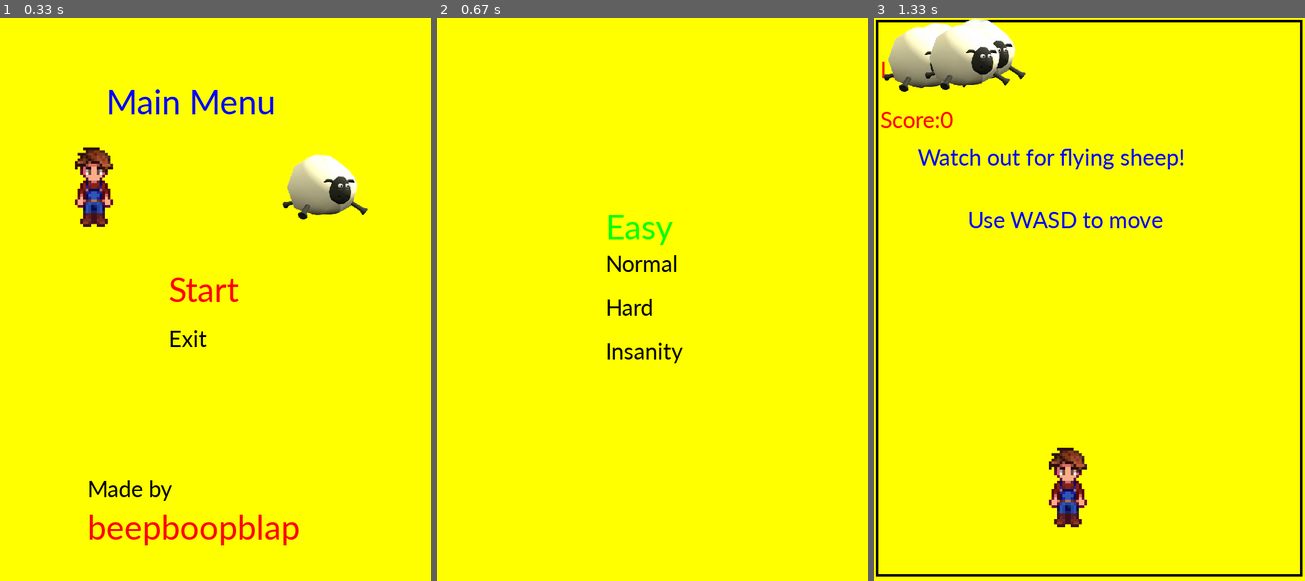
Above: before the commit, frames 1-3 (left to right).
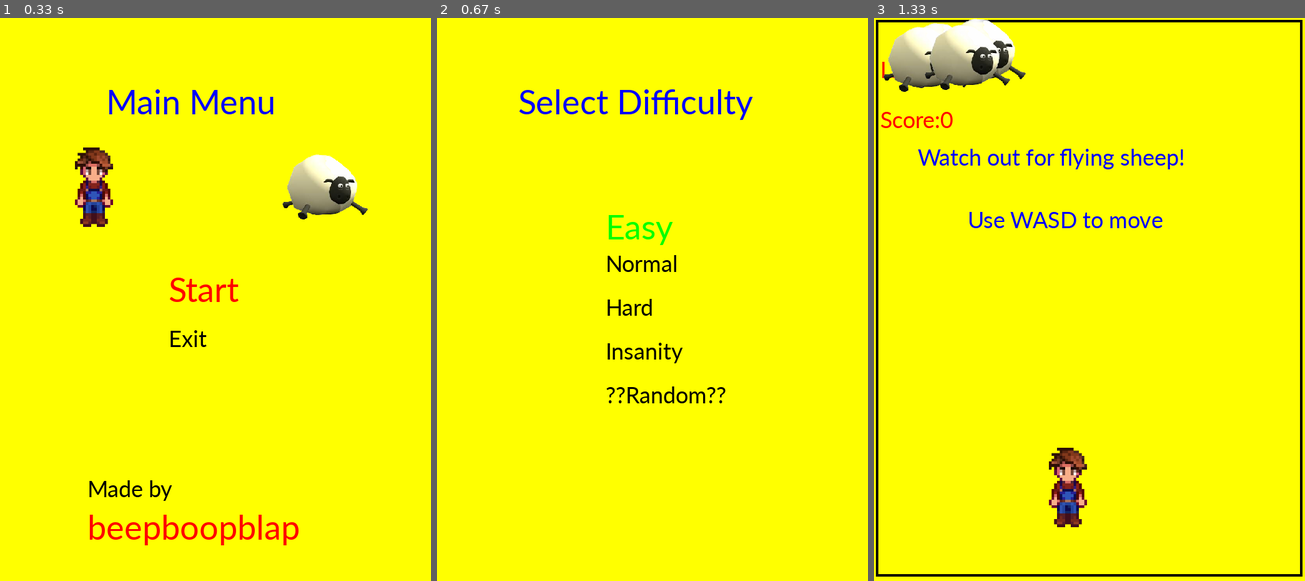
Above: after the commit, the same moments.

Repository: beepboopblap/Pygame-Dodge-the-flying-sheeps-
Game: pygame game, started from DodgeTheFlyingSheep.py
The game is run twice, just before and just after one commit, with the same random seed, the same clock (stepped at 60 frames per second) and the same inputs.
Inputs:
- Up to frame 1 (0.33 s): no input
- Up to frame 2 (0.67 s): tap Enter at 0.33 s
- Up to frame 3 (1.33 s): hold Up 0.67-1.13 s; tap Enter at 1.17 s

Frame 1 is identical in both runs. In frame 2, 1.1% of the frame differs, in the area x 19-74%, y 12-69%; in frame 3, nothing differs.

Commit message:
Update DodgeTheFlyingSheep.py

Diff:
--- a/DodgeTheFlyingSheep.py
+++ b/DodgeTheFlyingSheep.py
@@ -3,6 +3,7 @@
 from pygame.locals import *
 from pygame import mixer
 import math
+import sys
 
 
 SCREEN_HEIGHT = 900
@@ -25,8 +26,10 @@
 black = (0, 0, 0)
 white = (255, 255, 255)
 brown = (165, 42, 42)
+pink = (247, 49, 188)
 Calibri60 = pygame.font.SysFont("Calibri", 60)
 Calibri40 = pygame.font.SysFont("Calibri", 40)
+pixel40 = pygame.font.SysFont("ARCADECLASSIC.TTF", 40)
 player_sprite = pygame.image.load("player_sprite.png").convert_alpha()
 sheep_sprite = pygame.image.load("sheep_sprite (1).png").convert_alpha()
 heart_sprite = pygame.image.load("heart_sprite_new.png").convert_alpha()
@@ -165,6 +168,7 @@
             credits_name = Calibri60.render("beepboopblap", 1, red)
             window.blit(credits_text, (140, 730))
             window.blit(credits_name, (140, 780))
+            window.blit(sheep_sprite, (450, 200))
         for event in pygame.event.get():
             if event.type == QUIT:
                 pygame.quit()
@@ -192,49 +196,80 @@
         while levels == True:
             window.fill(yellow)
 
-
             if point == 0:
                 game_easy_text = Calibri60.render("Easy", 1, green)
                 game_normal_text = Calibri40.render("Normal", 1, black)
                 game_hard_text = Calibri40.render("Hard", 1, black)
                 game_impossible_text = Calibri40.render("Insanity", 1, black)
+                difficulty_label = Calibri60.render("Select Difficulty", 1, blue)
+                game_random_text = Calibri40.render("??Random??", 1, black)
 
                 window.blit(game_easy_text, (270, 300))
                 window.blit(game_normal_text, (270, 370))
                 window.blit(game_hard_text, (270, 440))
                 window.blit(game_impossible_text, (270, 510))
+                window.blit(difficulty_label, (130, 100))
+                window.blit(game_random_text, (270, 580))
             elif point == 1:
                 game_easy_text = Calibri40.render("Easy", 1, black)
                 game_normal_text = Calibri60.render("Normal", 1, blue)
                 game_hard_text = Calibri40.render("Hard", 1, black)
                 game_impossible_text = Calibri40.render("Insanity", 1, black)
+                difficulty_label = Calibri60.render("Select Difficulty", 1, blue)
+                game_random_text = Calibri40.render("??Random??", 1, black)
 
                 window.blit(game_easy_text, (270, 300))
                 window.blit(game_normal_text, (270, 370))
                 window.blit(game_hard_text, (270, 440))
                 window.blit(game_impossible_text, (270, 510))
+                window.blit(difficulty_label, (130, 100))
+                window.blit(game_random_text, (270, 580))
 
             elif point == 2:
                 game_easy_text = Calibri40.render("Easy", 1, black)
                 game_normal_text = Calibri40.render("Normal", 1, black)
                 game_hard_text = Calibri60.render("Hard", 1, red)
                 game_impossible_text = Calibri40.render("Insanity", 1, black)
+                difficulty_label = Calibri60.render("Select Difficulty", 1, blue)
+                game_random_text = Calibri40.render("??Random??", 1, black)
 
                 window.blit(game_easy_text, (270, 300))
                 window.blit(game_normal_text, (270, 370))
                 window.blit(game_hard_text, (270, 440))
                 window.blit(game_impossible_text, (270, 510))
+                window.blit(difficulty_label, (130, 100))
+                window.blit(game_random_text, (270, 580))
+
             elif point == 3:
                 game_easy_text = Calibri40.render("Easy", 1, black)
                 game_normal_text = Calibri40.render("Normal", 1, black)
                 game_hard_text = Calibri40.render("Hard", 1, black)
                 game_impossible_text = Calibri60.render("Insanity", 1, brown)
+                difficulty_label = Calibri60.render("Select Difficulty", 1, blue)
+                game_random_text = Calibri40.render("??Random??", 1, black)
 
                 window.blit(game_easy_text, (270, 300))
                 window.blit(game_normal_text, (270, 370))
                 window.blit(game_hard_text, (270, 440))
                 window.blit(game_impossible_text, (270, 510))
-
+                window.blit(difficulty_label, (130, 100))
+                window.blit(game_random_text, (270, 580))
+
+            elif point == 4:
+
+                game_easy_text = Calibri40.render("Easy", 1, black)
+                game_normal_text = Calibri40.render("Normal", 1, black)
+                game_hard_text = Calibri40.render("Hard", 1, black)
+                game_impossible_text = Calibri40.render("Insanity", 1, black)
+                difficulty_label = Calibri60.render("Select Difficulty", 1, blue)
+                game_random_text = Calibri60.render("??Random??", 1, pink)
+
+                window.blit(game_easy_text, (270, 300))
+                window.blit(game_normal_text, (270, 370))
+                window.blit(game_hard_text, (270, 440))
+                window.blit(game_impossible_text, (270, 510))
+                window.blit(difficulty_label, (130, 100))
+                window.blit(game_random_text, (270, 580))
 
             for event in pygame.event.get():
                 if event.type == QUIT:
@@ -261,26 +296,37 @@
                         elif point == 3:
                             levels = False
                             game_impossible = True
-
-            point = point % 4
+                        elif point == 4:
+                            random_difficulty_chooser = random.randint(1, 4)
+                            print(random_difficulty_chooser)
+                            if random_difficulty_chooser == 1:
+                                levels = False
+                                game_easy = True
+                            elif random_difficulty_chooser == 2:
+                                levels = False
+                                game_normal = True
+                            elif random_difficulty_chooser == 3:
+                                levels = False
+                                game_hard = True
+                            elif random_difficulty_chooser == 4:
+                                levels = False
+                                game_impossible = True
+
+            point = point % 5
             pygame.display.update()
 
-
     elif game_over == True:
+
         window.fill(yellow)
         window.blit(game_over_text, (190, 400))
         score_text = Calibri40.render("Score:" + str(score), 1, red)
         window.blit(score_text, (280, 180))
+        main_menu_label = Calibri40.render("Press 'm' For Main Menu", 1, blue)
 
         for event in pygame.event.get():
             if event.type == QUIT:
 
                 pygame.quit()
-
-            elif event.type == KEYUP:
-                if event.key == ord("r"):
-                    game_over == False
-                    game == True
 
         pygame.display.update()
 
@@ -401,7 +447,6 @@
         elif score == 175:
             hearts = True
 
-
         elif hearts == True:
             window.blit(heart_sprite, (heart_x, heart_y))
             heart_y = heart_y + 10
@@ -418,7 +463,6 @@
                 healing_sfx.play()
 
                 hearts = False
-
 
     elif game_normal == True:
 
@@ -708,10 +752,11 @@
                 healing_sfx.play()
 
                 hearts = False
+
     elif game_impossible == True:
 
         mode_text = Calibri60.render("Mode: Impossible", 1, brown)
-        window.blit(mode_text, (0,0))
+        window.blit(mode_text, (0, 0))
 
         lives = 1
 
@@ -760,8 +805,6 @@
         score_text = Calibri40.render("Score:" + str(score), 1, red)
         window.blit(score_text, (10, 140))
 
-
-
         # sheep falling from the sky code
 
         if sheep_y < y:
@@ -845,13 +888,10 @@
                 game_over = True
                 game_impossible = False
 
-
-
-
+    # update
     pygame.display.update()
     fps.tick(11)
 
-    # update
 
 # loop over, game over
 pygame.quit()
